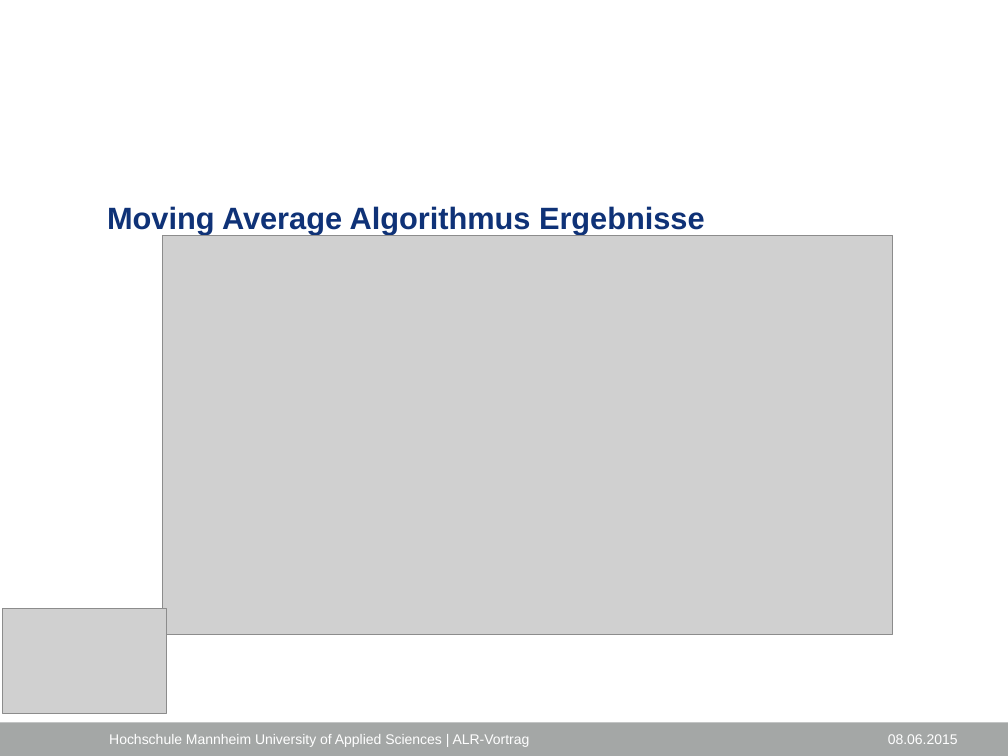
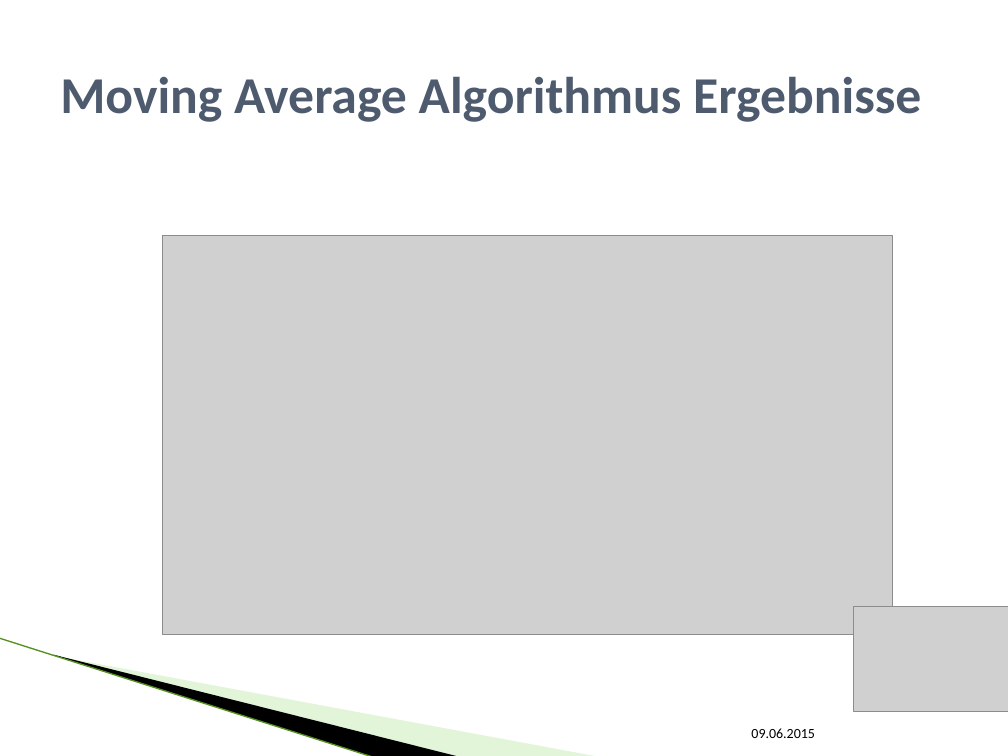
Before and after one commit to SEPSkyware6MM/StockForecast, a slide deck: slide 13 of ALR_Vortrag.pptx (slide 12 before the commit). Drawn at 1008x756 pixels with LibreOffice and Linux fonts; fonts in the diff are those of the drawing; grey boxes stand for pictures; background and template pictures are left out. Boxes give left, top, right and bottom in pixels: in the first picture for what was removed or moved away, otherwise in the second. Text is boxed around its words. In the diff, an @@ line names an element or a change of style, - is before the commit and + after.

```diff
--- a/ALR_Vortrag.pptx
+++ b/ALR_Vortrag.pptx
@@ title "Moving Average Algorithmus Ergebnisse": place and size @@
-title "Moving Average Algorithmus Ergebnisse" at (107, 206, 705, 235)
+title "Moving Average Algorithmus Ergebnisse" at (60, 76, 921, 122)
@@ title "Moving Average Algorithmus Ergebnisse" at (60, 76, 921, 122): size 22 to 36.9 pt, font Arial to Calibri, text colour #0F3277 to #4E5B6F; line spacing 1.1 to 1; vertical alignment top to middle @@
@@ picture: place and size @@
-picture at (3, 608, 166, 713)
+picture at (853, 606, 1008, 711)
@@ line added from (0, 638) to (374, 756), #B1E399 0.95 pt @@
@@ freeform shape added at (53, 654, 461, 756), fill #000000 @@
@@ freeform shape added at (55, 655, 600, 756), fill #B8E7A1 at 40% opacity @@
@@ rectangle removed at (0, 723, 1008, 756) @@
@@ text removed at (109, 734, 530, 747) @@
-Hochschule Mannheim University of Applied Sciences | ALR-Vortrag
@@ text at (751, 728, 815, 738): text changed; font Arial to Calibri; text colour #FFFFFF to #000000 @@
-08.06.2015
+09.06.2015
```
Also in this commit, not shown: 14 other slides changed, 2 slides added, 4 other files.
